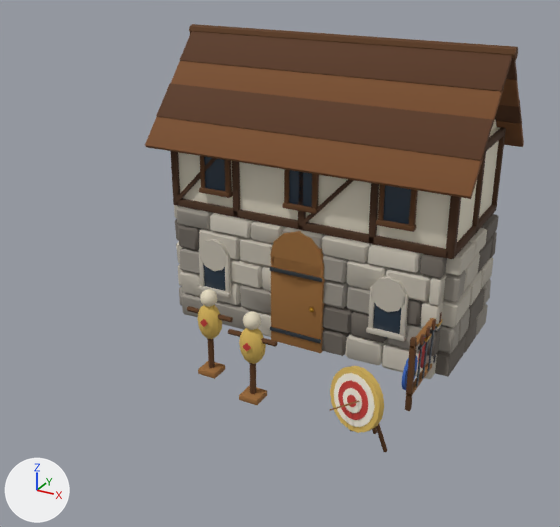
Before and after pictures for a commit that changed the glTF model modele3d/export/mapa/koszary_poz11.glb.
The view is the same before and after, from a camera (50 mm lens) standing at (6.65, -12.68, 8.24) and looking at (-0.05, -0.5, 2.15). The lights are fixed; the arrows at lower left show +X, +Y and +Z. The picture after the commit comes second. Vertices at exactly the same position are counted once.

Names of what the first picture shows: 'koszary_poz11'.
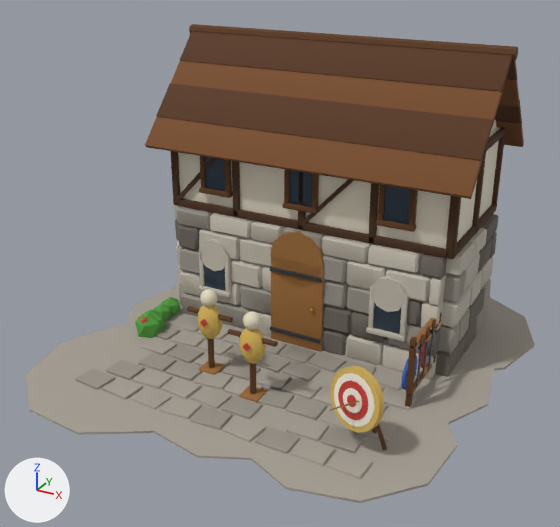
Pixel boxes [x1, y1, x2, y2] of what changed, in the pictures (560 x 527 px):
'koszary_poz11', reshaped (34% wider, 12% taller)
    before: [145, 24, 524, 452]
    after: [25, 24, 535, 503]
part 1 of me_koszary_poz11, added
    after: [25, 326, 181, 434]
part 2 of me_koszary_poz11, added
    after: [124, 288, 223, 356]
part 3 of me_koszary_poz11, added (mostly hidden)
    after: [174, 281, 181, 300]
part 4 of me_koszary_poz11, added
    after: [147, 356, 251, 460]
part 5 of me_koszary_poz11, added (mostly hidden)
    after: [204, 324, 301, 393]
part 6 of me_koszary_poz11, added
    after: [242, 378, 457, 503]
part 7 of me_koszary_poz11, added
    after: [289, 347, 494, 427]
part 8 of me_koszary_poz11, added
    after: [451, 298, 535, 373]
part 9 of me_koszary_poz11, added
    after: [137, 309, 165, 329]
part 10 of me_koszary_poz11, added
    after: [75, 297, 417, 479]

What changed in the scene script:
```text
Add mat_mapa_leaves:
    mat_mapa_leaves = principled_material('mapa_leaves')
    mat_mapa_leaves.base_color = (0.0782, 0.323, 0.0423)  # green #4f9a3a
    mat_mapa_leaves.roughness = 0.85
Add mat_mapa_paving:
    mat_mapa_paving = principled_material('mapa_paving')
    mat_mapa_paving.base_color = (0.392, 0.356, 0.305)  # grey #a8a196
    mat_mapa_paving.roughness = 0.95
Add mat_mapa_flower_y:
    mat_mapa_flower_y = principled_material('mapa_flower_y')
    mat_mapa_flower_y.base_color = (0.888, 0.631, 0.0685)  # yellow #f2d04a
    mat_mapa_flower_y.roughness = 0.7
Add mat_mapa_flower_r:
    mat_mapa_flower_r = principled_material('mapa_flower_r')
    mat_mapa_flower_r.base_color = (0.745, 0.0648, 0.0648)  # red #e04848
    mat_mapa_flower_r.roughness = 0.7
Change me_koszary_poz11:
    used by ob_koszary_poz11; location = (0.0, 0.0, 0.0)
    remove me_koszary_poz11.from_pydata(...)  # 7314 vertices, 13748 faces; spans x -3.5..3.5, y -3.02..3.77, z -0.01..6.22
    add me_koszary_poz11.from_pydata(...)  # 8814 vertices, 16464 faces; spans x -4.43..4.43, y -4.48..4.42, z -0.14..6.22
    me_koszary_poz11 part 1: a new loose piece, a 10-sided cylinder along z spanning x -4.426..-0.307, y -4.482..-0.443, z 0.005..0.045, in mat_mapa_paving (grey #a8a196)
    me_koszary_poz11 part 2: a new loose piece, a 10-sided cylinder along z spanning x -4.177..-0.65, y -1.554..1.964, z 0.004..0.046, in mat_mapa_paving (grey #a8a196)
    me_koszary_poz11 part 3: a new loose piece, a 10-sided cylinder along z spanning x -4.192..-0.492, y 0.265..3.965, z 0.003..0.047, in mat_mapa_paving (grey #a8a196)
    me_koszary_poz11 part 4: a new loose piece, a 10-sided cylinder along z spanning x -1.813..1.944, y -4.001..-0.198, z 0.004..0.046, in mat_mapa_paving (grey #a8a196)
    me_koszary_poz11 part 5: a new loose piece, a 10-sided cylinder along z spanning x -1.922..1.67, y -1.796..1.775, z 0.003..0.047, in mat_mapa_paving (grey #a8a196)
    me_koszary_poz11 part 6: a new loose piece, a 10-sided cylinder along z spanning x 0.263..4.027, y -3.983..-0.135, z 0.003..0.047, in mat_mapa_paving (grey #a8a196)
    me_koszary_poz11 part 7: a new loose piece, a 10-sided cylinder along z spanning x 0.058..4.157, y -1.865..2.222, z 0.002..0.048, in mat_mapa_paving (grey #a8a196)
    me_koszary_poz11 part 8: a new loose piece, a 10-sided cylinder along z spanning x 0.308..4.433, y 0.426..4.424, z 0.001..0.049, in mat_mapa_paving (grey #a8a196)
    me_koszary_poz11 part 9: a new loose piece, an icosphere of 20 faces spanning x -3.39..-2.79, y -1.09..-0.52, z -0.14..0.54, in mat_mapa_leaves (green #4f9a3a)
    me_koszary_poz11 part 10: 1236 vertices added at x -3.42..2.97, y -3.27..1.98, z -0.12..0.52
    other edits to the shape of me_koszary_poz11 do not show in these pictures
    add me_koszary_poz11.materials.append(mat_mapa_paving)  # grey #a8a196
    add me_koszary_poz11.materials.append(mat_mapa_leaves)  # green #4f9a3a
    add me_koszary_poz11.materials.append(mat_mapa_flower_r)  # red #e04848
    add me_koszary_poz11.materials.append(mat_mapa_flower_y)  # yellow #f2d04a
```
